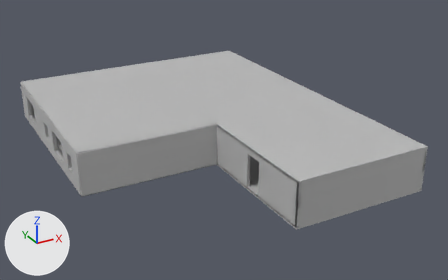
A saved change to the FBX model Assets/Models/Buildings/oveissi apartment.fbx.
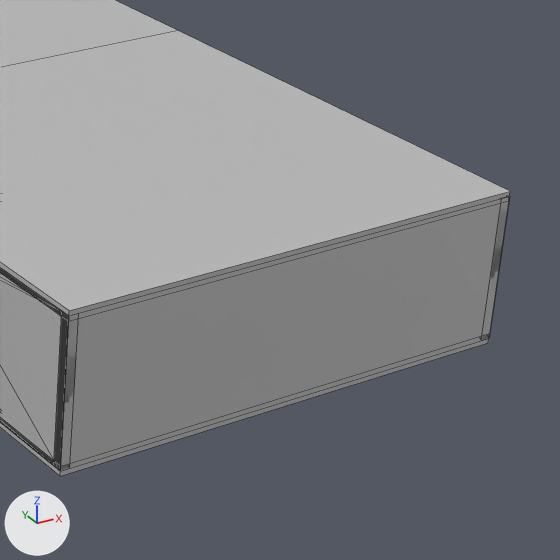
Each version is shown whole from a 50 mm camera at (-1.195, -1.525, 0.972) aimed at (-0.17, 0.339, 0.04), then close up on the part from 62% to 99% of the width and 32% to 91% of the height. Arrows for +X, +Y and +Z are at lower left; the lights stay in place. The close-ups show mesh edges as thin lines. Where no turn or scale is listed for an object, it has been applied to the vertices. Vertices at the same position are counted once.

The older version as bpy lines, for what is in view:
```python
me_mesh_001 = bpy.data.meshes.new('Mesh.001')
me_mesh_001.from_pydata(...)  # 12 vertices, 10 faces; spans x -0.25..0.25, y -0.25..1.05, z -0.005..0.005
me_mesh_001.materials.append(mat_lambert1)  # grey #bcbcbc
me_mesh_002 = bpy.data.meshes.new('Mesh.002')
me_mesh_002.from_pydata(...)  # a box spanning x -0.5..0.5, y -0.5..0.5, z -0.5..0.5
me_mesh_002.materials.append(mat_lambert1)  # grey #bcbcbc
me_mesh_011 = bpy.data.meshes.new('Mesh.011')
me_mesh_011.from_pydata(...)  # 32 vertices, 56 faces; spans x -0.005..0.005, y -0.25..0.25, z -0.075..0.075
me_mesh_011.materials.append(mat_lambert1)  # grey #bcbcbc
ob_pcube2 = bpy.data.objects.new('pCube2', me_mesh_001)
ob_pcube2.location = (0.0, 0.0, 0.15)
ob_pcube3 = bpy.data.objects.new('pCube3', me_mesh_002)
ob_pcube3.location = (0.0, -0.245, 0.075)
ob_pcube3.rotation_euler = (-3.142, 0.0, 0.0)  # degrees (-180, 0, 0)
ob_pcube3.scale = (0.5, 0.01, 0.15)
ob_pcube39 = bpy.data.objects.new('pCube39', me_mesh_011)
ob_pcube39.location = (0.245, 0.0, 0.075)
# also in view: 'pCube10' at (-0.245, 0.0, 0.075); 'pCube1' at (0.0, 0.4, 0.0)
```
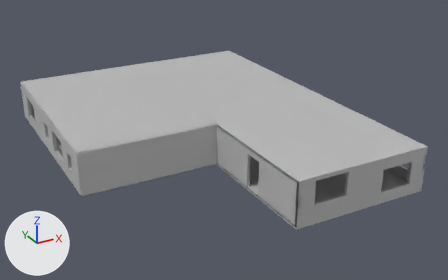
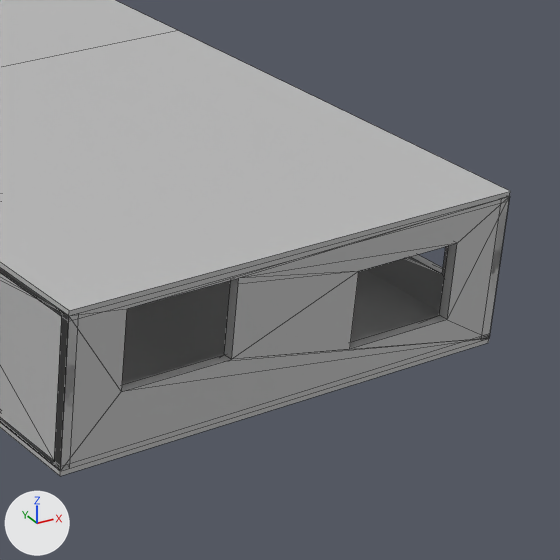
What differs and where, as boxes (x1, y1, x2, y2) in the close-ups (560 x 560 px):
'pCube3', reshaped, turned, rescaled: before (54, 196, 510, 471); after (54, 196, 510, 469)
'pCube1', unchanged, uncovered by the edit: before (0, 335, 490, 476); after (0, 269, 490, 476)
'pCube39', unchanged, uncovered by the edit: before (482, 202, 508, 340); after (365, 202, 509, 340)

The edits, one by one:
me_mesh_002 is used by ob_pcube3; location (0.0, -0.245, 0.075); rotation (-3.142, 0.0, 0.0), in degrees (-180, 0, 0); scale (0.5, 0.01, 0.15).
me_mesh_002 had 8 vertices, 6 faces and spanned x -0.5..0.5, y -0.5..0.5, z -0.5..0.5.
me_mesh_002 now has 28 vertices, 42 faces and spans x -25.0..25.0, y -7.5..7.5, z -0.5..0.5.
me_mesh_002 part 1: the whole mesh is rebuilt.
Object 'pCube3' (ob_pcube3) turns from (-180, 0, 0) to (90, 0, 0) degrees about x, y and z.
Object 'pCube3' (ob_pcube3) is rescaled from (0.5, 0.01, 0.15) to (0.01, 0.01, 0.01).
